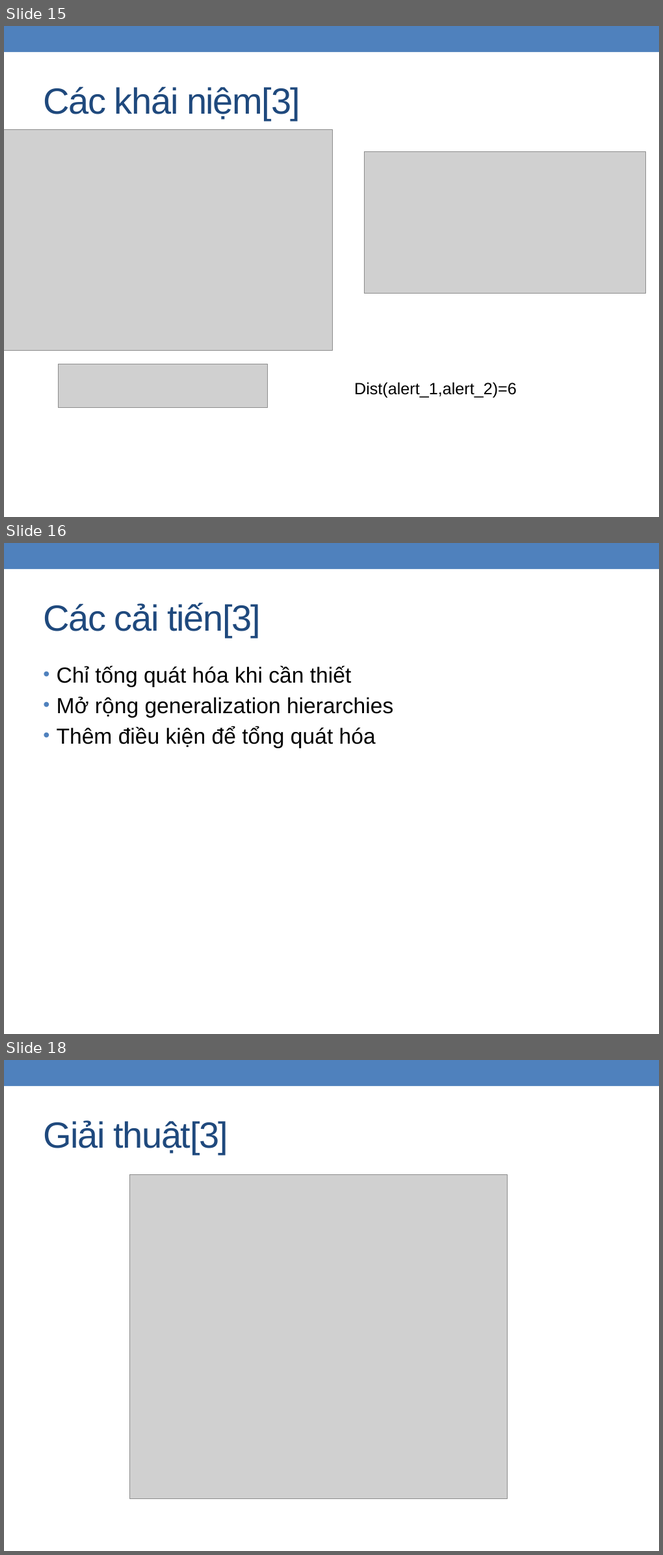
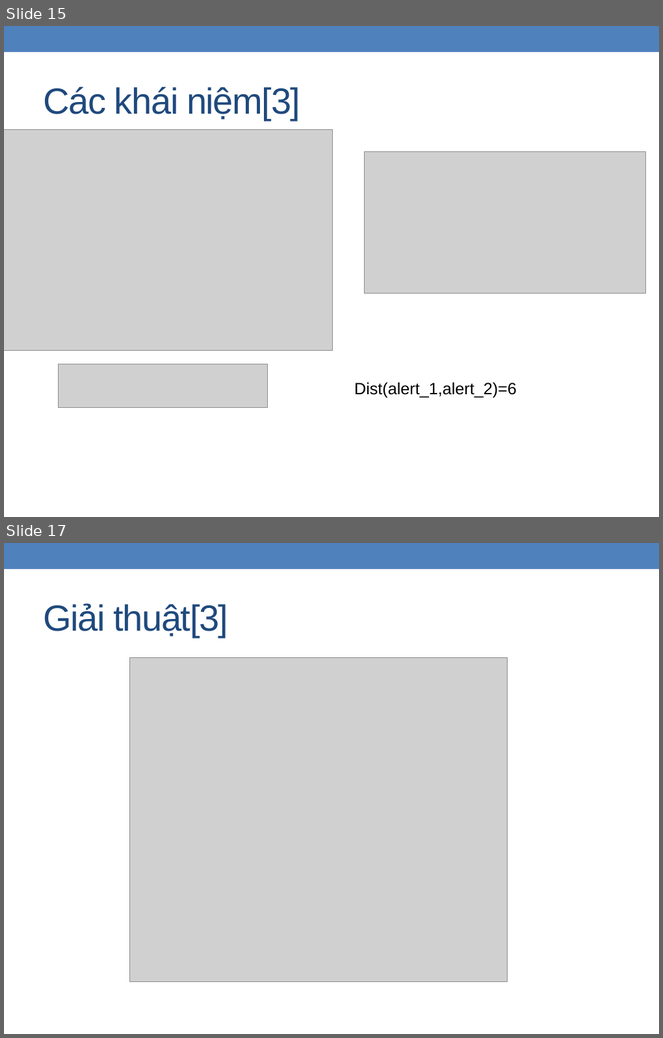
Before and after one commit to zedster27/secviz, a slide deck: branches/C.Thang/Baocao15.1.pptx. Shown one above the other, each under a label of ours: slides 15, 16 and 18 before the commit, slides 15 and 17 after it; the slides between them are not shown. The pictures are 663x1555 and 663x1038 pixels, drawn with LibreOffice and Linux fonts; fonts in the diff are those of the drawing; grey boxes stand for pictures. Boxes give left, top, right and bottom in pixels: in the first picture for what was removed or moved away, otherwise in the second. Text is boxed around its words. In the diff, an @@ line names an element or a change of style, - is before the commit and + after.

```diff
--- a/branches/C.Thang/Baocao15.1.pptx
+++ b/branches/C.Thang/Baocao15.1.pptx
@@ slide 16 removed at (4,543,659,1034), background #FFFFFF; not listed: 1 template element that a slide beside it also shows @@
@@ title removed at (43,603,261,637) @@
-Các cải tiến[3]
@@ text removed at (57,666,393,748) @@
-• Chỉ tống quát hóa khi cần thiết
-• Mở rộng generalization hierarchies
-• Thêm điều kiện để tổng quát hóa
@@ what was slide 18 is now slide 17 @@
```
Also in this commit, not shown: 3 slides changed, 3 other files.
